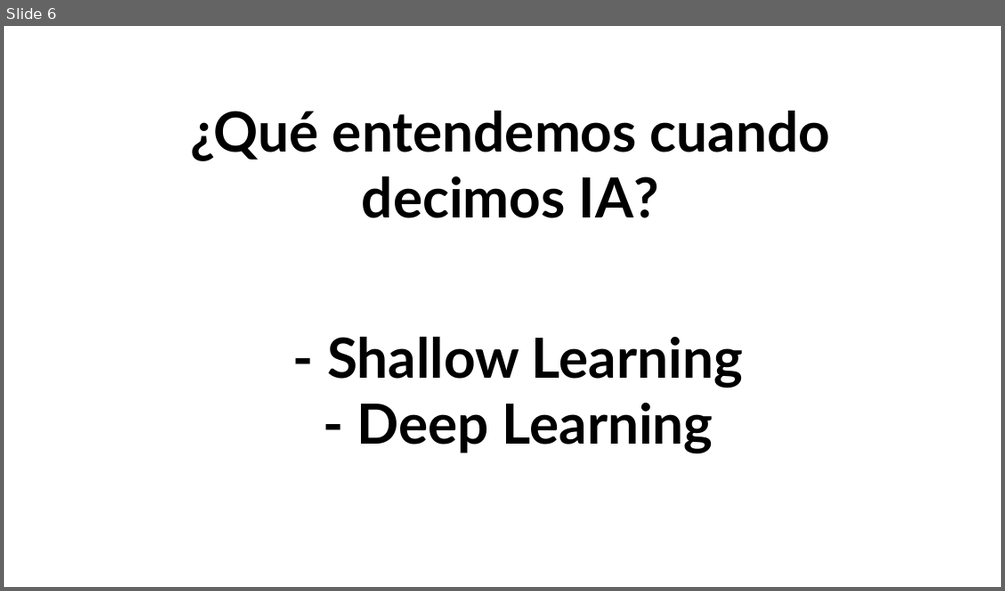
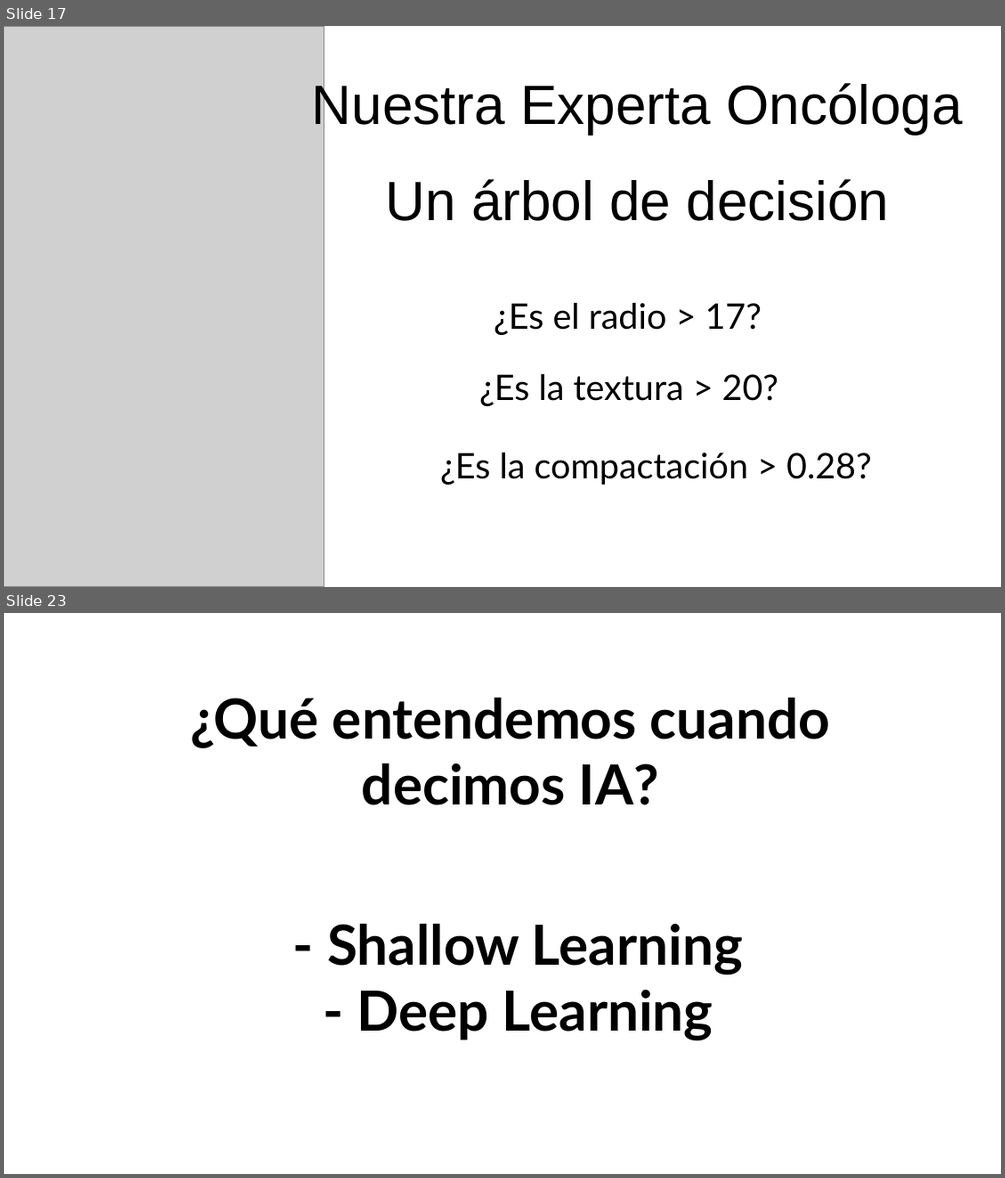
Before and after one commit to Ciencia-Computacional-HIMFG/Machine_Learning, a slide deck: Random_Forest/materiales/Intro_ML_RF.odp. Shown one above the other, each under a label of ours: slide 6 before the commit, slides 17 and 23 after it; the slides between them are not shown. The pictures are 1005x591 and 1005x1178 pixels, drawn with LibreOffice and Linux fonts; fonts in the diff are those of the drawing; grey boxes stand for pictures. Boxes give left, top, right and bottom in pixels: in the first picture for what was removed or moved away, otherwise in the second. Text is boxed around its words. In the diff, an @@ line names an element or a change of style, - is before the commit and + after.

```diff
--- a/Random_Forest/materiales/Intro_ML_RF.odp
+++ b/Random_Forest/materiales/Intro_ML_RF.odp
@@ slide 17 added at <box>4,26,1001,587</box>, background #FFFFFF @@
@@ picture added at <box>4,26,324,587</box> @@
@@ title added at <box>312,79,963,134</box>, 44 pt, text #000000 @@
+Nuestra Experta Oncóloga
@@ title added at <box>386,179,890,221</box>, 44 pt, text #000000 @@
+Un árbol de decisión
@@ text added at <box>494,303,761,335</box>, 28 pt, text #000000 @@
+¿Es el radio > 17?
@@ text added at <box>479,374,778,406</box>, 28 pt, text #000000 @@
+¿Es la textura > 20?
@@ text added at <box>440,452,872,484</box>, 28 pt, text #000000 @@
+¿Es la compactación > 0.28?
@@ what was slide 6 is now slide 23 @@
```
Also in this commit, not shown: 16 other slides added.
